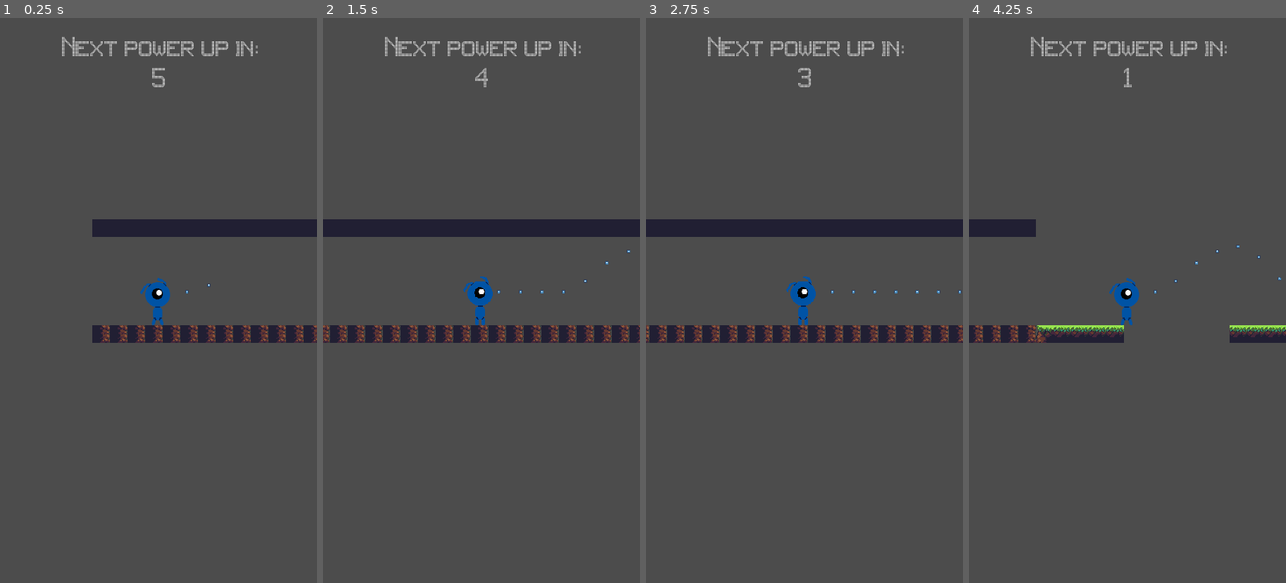
Above: before the commit, frames 1-4 (left to right).
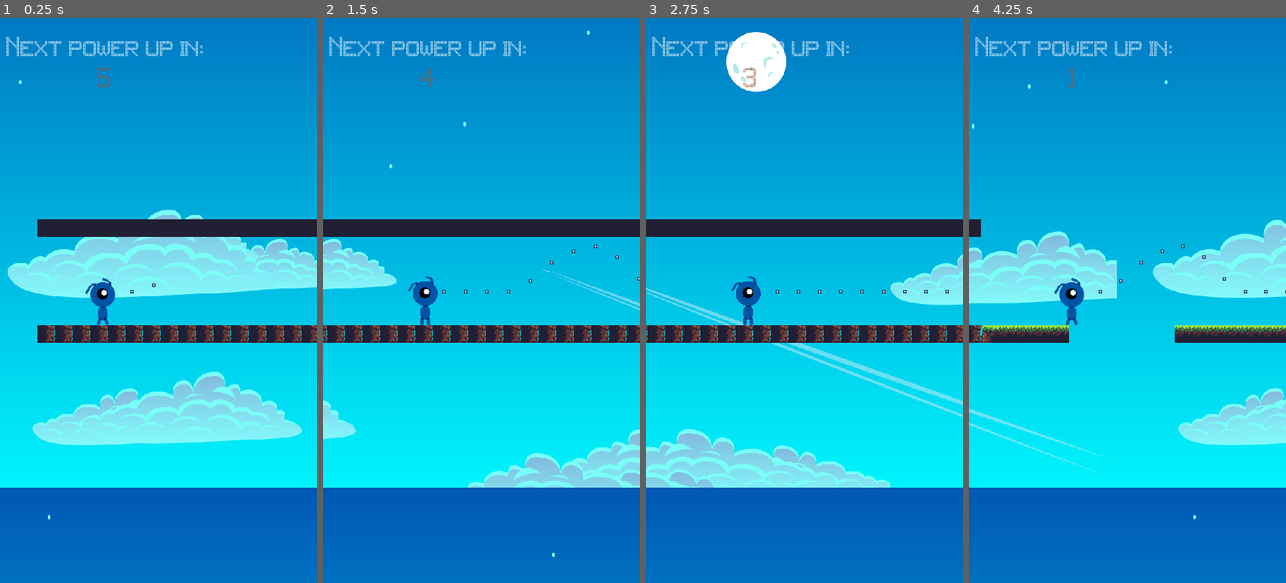
Above: after the commit, the same moments.

Repository: Rileydevlab/Platformgame-9bfa491d5ac16dc9b1c8cc8b83aed2f052f0a1d2
Game: Godot game, scene res://Tscn/World.tscn
Same seed, same stepped clock (60 frames per second), same inputs: the game is played once before the commit and once after it. The engine's default icon, where the game draws it, is replaced by a stand-in: a white triangle on a blue panel in a dark square.
Inputs (mouse positions are in pixels of both pictures, inside the frame that each line leads up to):
- Up to frame 1 (0.25 s): no input
- Up to frame 2 (1.5 s): move the mouse to (551, 272) at 0.52 s; hold Up (ui_up) 0.53-1.25 s; click (551, 272) at 0.67 s; drag from (418, 328) to (465, 413) at 1.27 s
- Up to frame 3 (2.75 s): move the mouse to (836, 176) at 2.02 s
- Up to frame 4 (4.25 s): drag from (1111, 413) to (1032, 215) at 2.77 s; move the mouse to (1222, 385) at 3.52 s; hold Up (ui_up) from 3.53 s (still down)

The runs differ from the first frame. In frame 1, 97% of the frame differs, in the area x 0-100%, y 0-100%; in frame 2, 95%; in frame 3, 95%; in frame 4, 99%.

Commit message:
changed background/fixed bugs
Changed background and added script. canged text color. Fixed some bugs with the character. Also, added a new tile map with blocks you have to jump over.

Diff:
--- a/Script/Player.gd
+++ b/Script/Player.gd
@@ -7,9 +7,10 @@
 var timeron = false
 var startspeed = true
 var doublejump = false
-var Bullet = preload("res://Tscn/Bullet.tscn")
+var powerupon = false
+var bullet = preload("res://Tscn/Bullet.tscn")
 signal collided
-onready var timer = get_node("Timer2")
+onready var timer = get_node("bullettimer")
 var time = 0
 func _ready():
 	timer.connect("timeout", self, "_on_Timer_timeout")
@@ -22,25 +23,36 @@
 	var friction = false
 	$Sprite.flip_h = false
 	$Sprite.play("run")
-	if global.powerup == 0 && global.startspeed == true:
+	if global.startspeed == true:
 		motion.x = 350
 		global.startspeed = false
 	if global.powerup == 0:
+		motion.y += GRAVITY
 		motion.x += .1
+	if global.powerup == 1 && powerupon == true:
+		motion.x = 500
+		powerupon = false
+	if global.powerup == 1:
+		powerupon = true
+		motion.y += 17
+	if global.powerup == 2 && powerupon == true:
+		motion.x = 300
+		powerupon = false
+	if global.powerup == 2:
+		powerupon = true
 		motion.y += GRAVITY
-	if global.powerup == 1:
-		motion.x = 450
-		motion.y += 17
-	if global.powerup == 2:
-		motion.x = 300
-		motion.y += GRAVITY
+	if global.powerup == 3 && powerupon == true:
+		motion.x = 400
+		powerupon = false
 	if global.powerup == 3:
-		motion.x = 400
+		powerupon = true
 		motion.y += 15
-	if motion.x > 500 && global.powerup == 0:
-		motion.x = 500
 	if motion.x < 300:
-		motion.x = -10
+		global.powerup = 0
+		global.startspeed = true
+		get_tree().reload_current_scene()
+		print("restart")
+		pass
 	if motion.y > 2000:
 		global.powerup = 0
 		global.startspeed = true
@@ -74,6 +86,6 @@
 	shoot()
 	timeron = true
 func shoot():
-	var b = Bullet.instance()
-	b.start($Muzzle.global_position, rotation)
-	get_parent().add_child(b)
+	var bulletinstance = bullet.instance()
+	bulletinstance.start($Muzzle.global_position, rotation)
+	get_parent().add_child(bulletinstance)
--- a/Script/Poweruprandomizer.gd
+++ b/Script/Poweruprandomizer.gd
@@ -14,7 +14,7 @@
 	if time < 7:
 		set_text("")
 	if time == 6:
-		add_color_override("font_color", Color(0.54,0.17,0.89,1))
+		add_color_override("font_color", Color( 0.42, 0.35, 0.8, 1 ))
 		for x in range(1):
 			var rand = randi()%3+1
 			var cycle = rand
@@ -35,7 +35,7 @@
 			if cycle == 3:
 				set_text("Jump!")
 	if time == 10:
-		add_color_override("font_color", Color(0.75,0.75,0.75,1))
+		add_color_override("font_color", Color( 1, 0.84, 0, 1 ))
 		for x in range(1):
 			var rand = randi()%3+1
 			var cycle = rand
--- a/Script/Poweruptimer.gd
+++ b/Script/Poweruptimer.gd
@@ -11,6 +11,7 @@
 		timerstart = true
 		timer.start()
 	if time == 0:
+		add_color_override("font_color", Color( 0.63, 0.32, 0.18, 1 ))
 		set_text("5")
 	if time == 1:
 		set_text("4")
@@ -23,8 +24,10 @@
 	if time == 5:
 		set_text("0")
 	if time == 6:
+		add_color_override("font_color", Color( 0.42, 0.35, 0.8, 1 ))
 		set_text("Randomizing")
 	if time == 11:
+		add_color_override("font_color", Color( 1, 0.84, 0, 1 ))
 		set_text("Power up!")
 	if time == 15:
 		time = time - 15
--- a/Script/TileMap.gd
+++ b/Script/TileMap.gd
@@ -333,6 +333,10 @@
 	xaxis = xaxis + 1
 	loc = Vector2(xaxis,yaxis)
 	set_cell(loc.x,loc.y,5)
+	yaxis = yaxis - 1
+	loc = Vector2(xaxis,yaxis)
+	set_cell(loc.x,loc.y,4)
+	yaxis = yaxis + 1
 	yaxis = yaxis - 6
 	loc = Vector2(xaxis,yaxis)
 	set_cell(loc.x,loc.y,4)
--- /dev/null
+++ b/Script/background.gd
@@ -0,0 +1,20 @@
+extends Sprite
+
+onready var timer = get_node("Timer")
+var timeron = false
+var time = 5
+func _ready():
+	timer.connect("timeout", self, "_on_Timer_timeout")
+
+func _physics_process(delta):
+
+	if timeron == false:
+		set_region_rect(Rect2( 0, 0, 1920 * time,1080*time ))
+		timeron = true
+		timer.start()
+
+
+func _on_Timer_timeout():
+	print("timer")
+	time = time + 1
+	timeron = false
--- a/Tscn/World.tscn
+++ b/Tscn/World.tscn
@@ -6,6 +6,8 @@
 [ext_resource path="res://Script/Musicplayer.gd" type="Script" id=4]
 [ext_resource path="res://Music/gamerandone.wav" type="AudioStream" id=5]
 [ext_resource path="res://Music/gamerandtwo.wav" type="AudioStream" id=6]
+[ext_resource path="res://Background/bluemoon.png" type="Texture" id=7]
+[ext_resource path="res://Script/background.gd" type="Script" id=8]
 
 [sub_resource type="RectangleShape2D" id=1]
 extents = Vector2( 16, 16 )
@@ -158,6 +160,25 @@
 
 [node name="World" type="Node"]
 
+[node name="ParallaxBackground" type="ParallaxBackground" parent="."]
+follow_viewport_enable = true
+
+[node name="ParallaxLayer" type="ParallaxLayer" parent="ParallaxBackground"]
+position = Vector2( 600, 37 )
+motion_scale = Vector2( 0.1, 0.1 )
+
+[node name="Background" type="Sprite" parent="ParallaxBackground/ParallaxLayer"]
+show_behind_parent = true
+position = Vector2( -987.143, -3498.81 )
+texture = ExtResource( 7 )
+centered = false
+region_enabled = true
+region_rect = Rect2( 0, 0, 7680, 4320 )
+script = ExtResource( 8 )
+
+[node name="Timer" type="Timer" parent="ParallaxBackground/ParallaxLayer/Background"]
+one_shot = true
+
 [node name="TileMap" type="TileMap" parent="."]
 tile_set = SubResource( 2 )
 cell_size = Vector2( 32, 32 )
@@ -178,6 +199,7 @@
 position = Vector2( 32, -64 )
 
 [node name="Camera2D" type="Camera2D" parent="TileMap/Player"]
+offset = Vector2( 100, 0 )
 current = true
 
 [node name="Node" type="Node" parent="TileMap/Player"]
@@ -188,7 +210,7 @@
 "_gizmo_extents_": 20.0
 }
 
-[node name="Timer2" type="Timer" parent="TileMap/Player"]
+[node name="bullettimer" type="Timer" parent="TileMap/Player"]
 wait_time = 0.1
 
 [node name="poweruprandomizer" type="Node" parent="."]
--- a/project.godot
+++ b/project.godot
@@ -36,3 +36,7 @@
 [input_devices]
 
 pointing/emulate_touch_from_mouse=true
+
+[rendering]
+
+quality/2d/use_pixel_snap=true
Binary file added: Background/bluemoon.png
Not shown, added: Background/bluemoon.png.import
Not shown: 1 places in Tscn/World.tscn that only renumber resources
